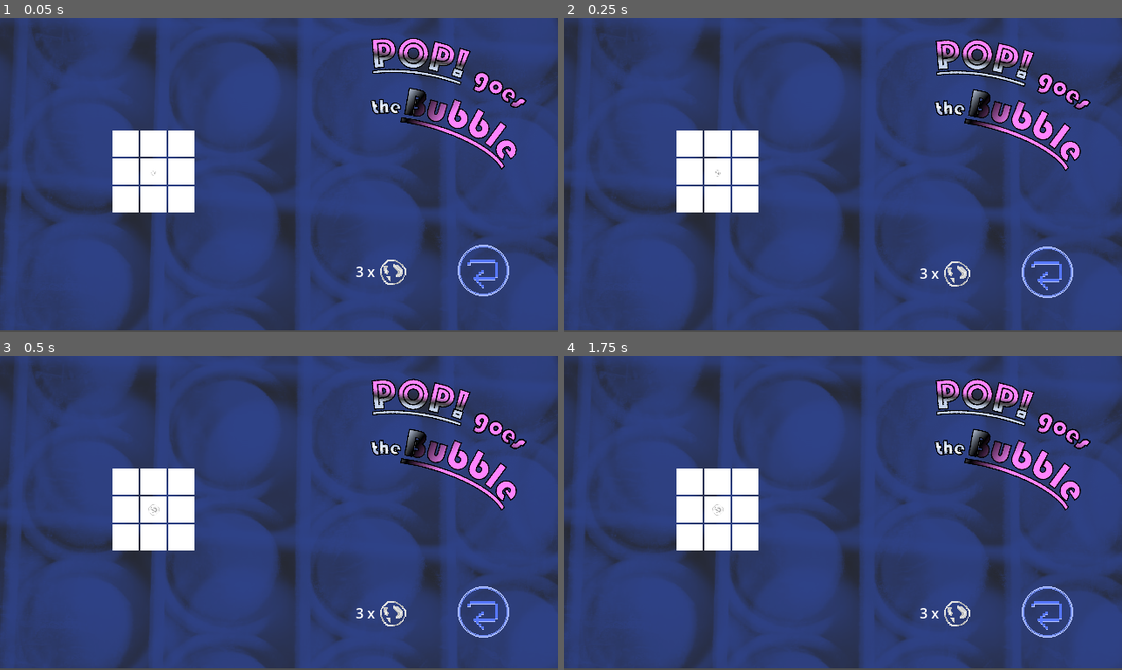
Above: before the commit, frames 1-4 (two rows, left to right).
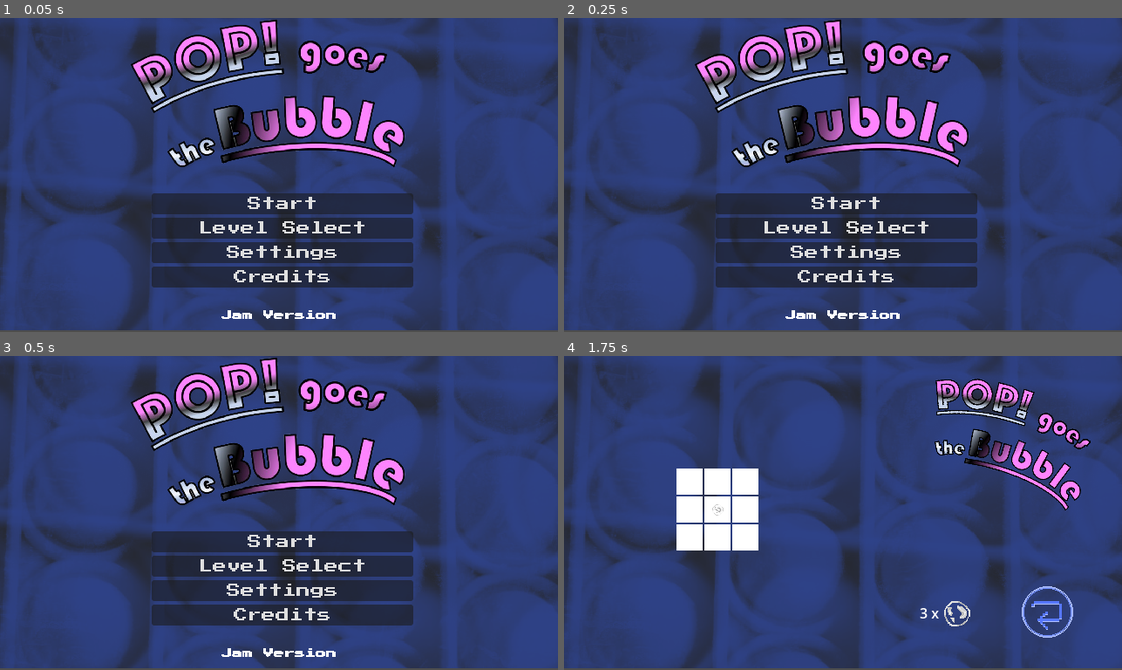
Above: after the commit, the same moments.

Repository: kaiec/ggj25-bubble-game
Game: Godot game, scene res://gamemanager/gamemanager.tscn
The game is run twice, just before and just after one commit, with the same random seed, the same clock (stepped at 60 frames per second) and the same inputs.
Inputs (mouse positions are in pixels of both pictures, inside the frame that each line leads up to):
- Up to frame 1 (0.05 s): no input
- Up to frame 2 (0.25 s): no input
- Up to frame 3 (0.5 s): no input
- Up to frame 4 (1.75 s): click (848, 541) at 0.5 s, where only the run after the commit has a clickable "Start"; click (843, 632) at 1.25 s, where only the run after the commit has a clickable "Continue"

The runs differ from the first frame. In frame 1, 28% of the frame differs, in the area x 20-95%, y 0-96%; in frame 2, 28%; in frame 3, 28%; in frame 4, nothing differs.

Commit message:
Update gamemanager.tscn

Diff:
--- a/gamemanager/gamemanager.tscn
+++ b/gamemanager/gamemanager.tscn
@@ -14,8 +14,7 @@
 [node name="Gamemanager" type="Node"]
 process_mode = 3
 script = ExtResource("1_htktm")
-max_level = 8
-bypass = true
+max_level = 7
 
 [node name="BackgroundSixFortyThreeSixty" type="Sprite2D" parent="."]
 modulate = Color(0.076, 0.2242, 0.76, 0.521569)
